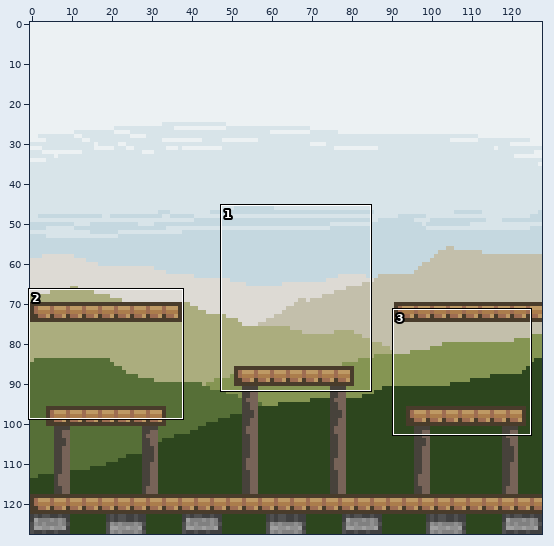
File history of a sprite sheet, LD47/Content/Gfx/stage.png. Above, an overview of the earlier version with the close-up marked.
Close-up. The starting point:
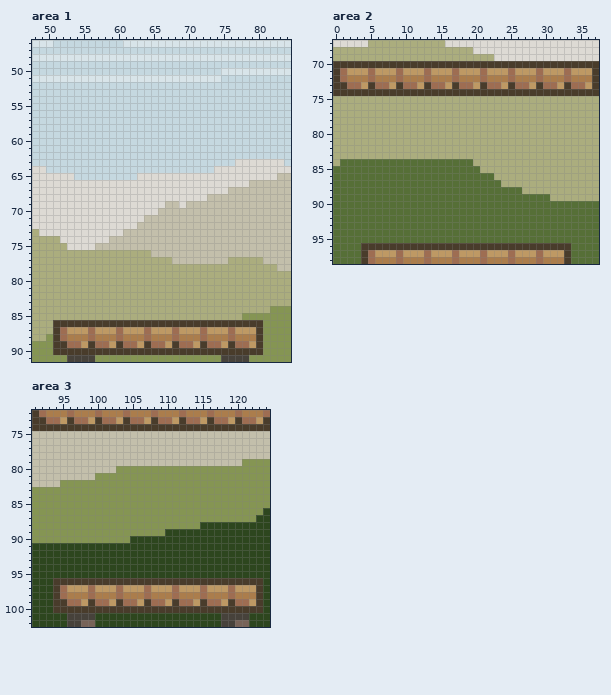
The file is 128x128 pixels. Shown: area 1: x 48..84, y 46..91; area 2: x 0..37, y 67..98; area 3: x 91..124, y 72..102.
And afterwards:
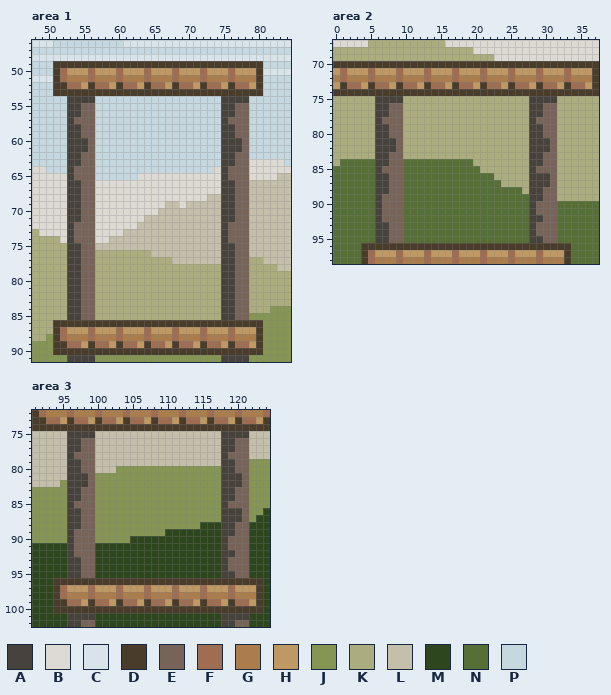
Palette (. is transparent): A #47423b  B #dddad4  C #d8e4e9  D #493c2b  E #776358  F #9e6d52  G #ab7d4c  H #be9964  J #859553  K #abad7e  L #c3bfab  M #2d461e  N #566f37  P #c5d8e0
Changes in this commit:
Changed rows in their new state; - is an unchanged pixel.
Area 1:
first column x 51:
49 DDDDDDDDDDDDDDDDDDDDDDDDDDDDDD
50 DFHHHFHHHFHHHFHHHFHHHFHHHFHHHD
51 DFGGGFGGGFGGGFGGGFGGGFGGGFGGGD
52 DDFFHDFFHDFFHDFFHDFFHDFFHDFFHD
53 DDDDDDDDDDDDDDDDDDDDDDDDDDDDDD
54 --AAAA------------------AAAA--
55 --AAEE------------------AAEE--
56 --AAEE------------------AAEE--
57 --AEEE------------------AEEE--
58 --AAEE------------------AAEE--
59 --AAEE------------------AAEE--
60 --AAAE------------------AAAE--
61 --AAAE------------------AAAE--
62 --AAEE------------------AAEE--
63 --AAEE------------------AAEE--
64 --AEEE------------------AEEE--
65 --AEEE------------------AEEE--
66 --AAEE------------------AAEE--
67 --AAEE------------------AAEE--
68 --AAEE------------------AAEE--
69 --AAEE------------------AAEE--
70 --AAEE------------------AAEE--
71 --AAEE------------------AAEE--
72 --AEEE------------------AEEE--
73 --AEEE------------------AEEE--
74 --AEEE------------------AEEE--
75 --AAEE------------------AAEE--
76 --AAEE------------------AAEE--
77 --AAEE------------------AAEE--
78 --AAEE------------------AAEE--
79 --AAEE------------------AAEE--
80 --AAEE------------------AAEE--
81 --AAEE------------------AAEE--
82 --AAEE------------------AAEE--
83 --AAEE------------------AAEE--
84 --AAEE------------------AAEE--
85 --AAEE------------------AAEE--
Area 2:
first column x 0:
71 H-------------------------------
72 G-------------------------------
73 H-------------------------------
75 ------AAAA------------------AAAA
76 ------AAEE------------------AAEE
77 ------AAEE------------------AAEE
78 ------AEEE------------------AEEE
79 ------AAEE------------------AAEE
80 ------AAEE------------------AAEE
81 ------AAAE------------------AAAE
82 ------AAAE------------------AAAE
83 ------AAEE------------------AAEE
84 ------AAEE------------------AAEE
85 ------AEEE------------------AEEE
86 ------AAEE------------------AAAE
87 ------AAEE------------------AAAE
88 ------AAEE------------------AAEE
89 ------AEEE------------------AAEE
90 ------AEEE------------------AEEE
91 ------AEEE------------------AEEE
92 ------AEEE------------------AAEE
93 ------AAEE------------------AEEE
94 ------AAEE------------------AEEE
95 ------AAEE------------------AAEE
Area 3:
first column x 96:
 75 AAAA------------------AAAA
 76 AAEE------------------AAEE
 77 AAEE------------------AAEE
 78 AEEE------------------AEEE
 79 AAEE------------------AAEE
 80 AAEE------------------AAEE
 81 AAAE------------------AAAE
 82 AAAE------------------AAAE
 83 AAEE------------------AAEE
 84 AAEE------------------AAEE
 85 AEEE------------------AEEE
 86 AAEE------------------AAAE
 87 AAEE------------------AAAE
 88 AAEE------------------AAEE
 89 AEEE------------------AAEE
 90 AEEE------------------AEEE
 91 AEEE------------------AEEE
 92 AEEE------------------AAEE
 93 AAEE------------------AEEE
 94 AAEE------------------AEEE
 95 AAEE------------------AAEE
Pixel boxes of the changes (left, top, right, bottom) in both close-ups:
changed: (53, 61, 263, 320)
changed: (333, 68, 340, 89)
changed: (375, 96, 403, 243)
changed: (529, 96, 557, 243)
changed: (67, 431, 95, 578)
changed: (221, 431, 249, 578)
